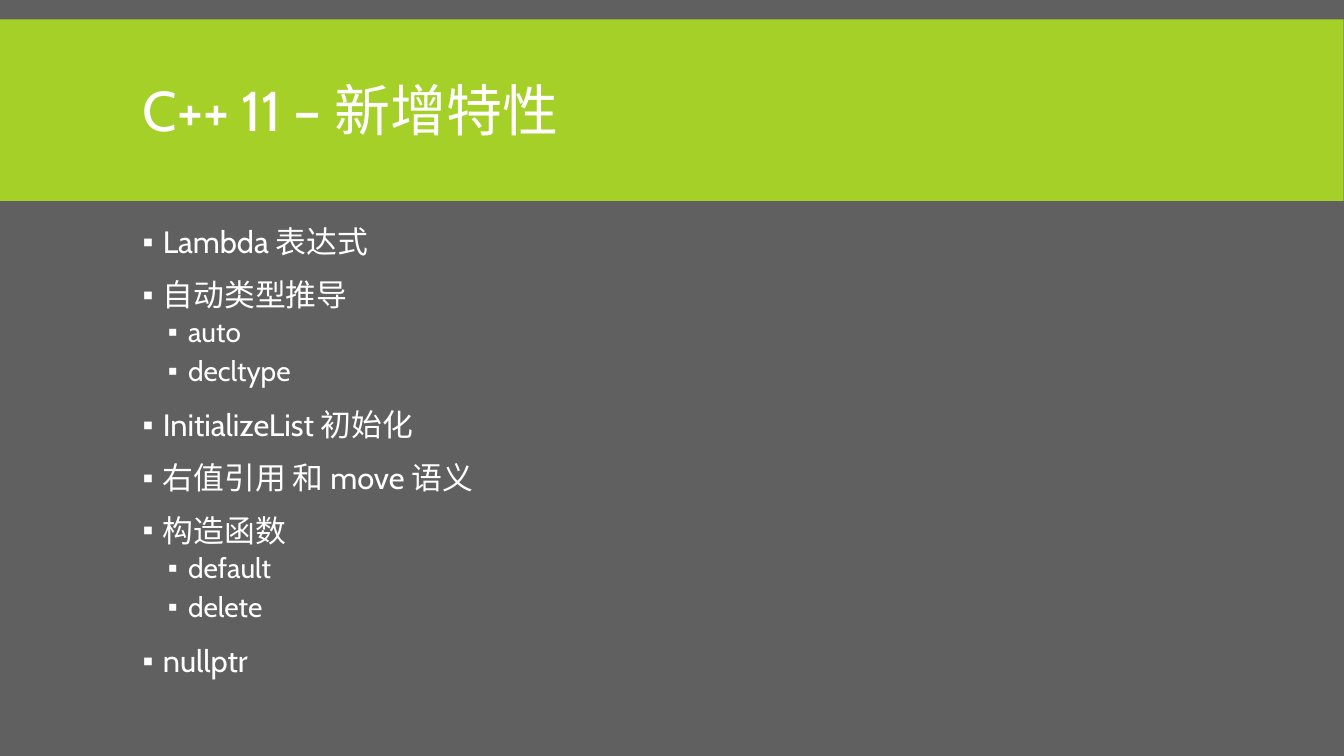
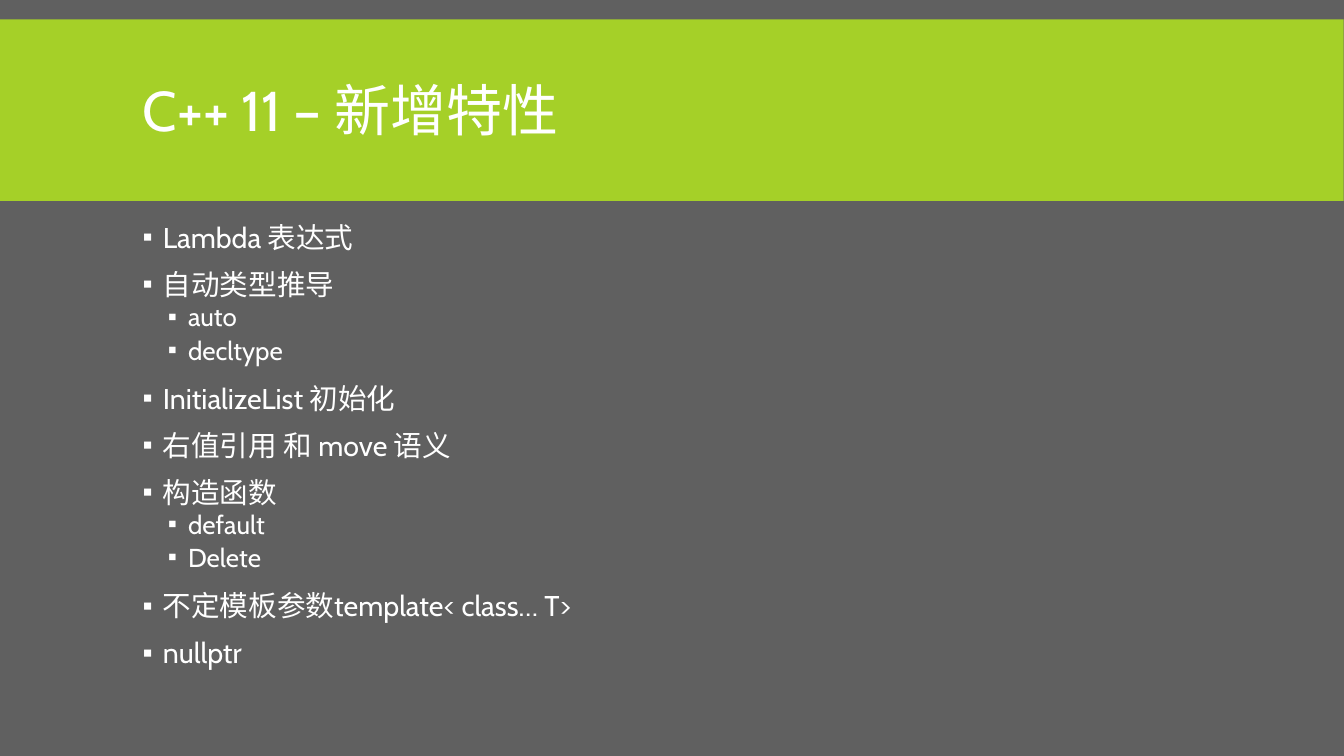
Before and after one commit to albertclass/Lessons, a slide deck: slide 67 of advance c++/courseware.pptx. Drawn at 1344x756 pixels with LibreOffice and Linux fonts; fonts in the diff are those of the drawing. Boxes give left, top, right and bottom in pixels: in the first picture for what was removed or moved away, otherwise in the second. Text is boxed around its words. In the diff, an @@ line names an element or a change of style, - is before the commit and + after.

```diff
--- a/advance c++/courseware.pptx
+++ b/advance c++/courseware.pptx
@@ text at box(163, 224, 451, 670): size 22 to 20.4 pt in "Lambda 表达式", "自动类型推导", "InitializeList 初始化", "右值引用 和 move 语义" and 2 more places; size 20 to 18.5 pt in "auto", "decltype", "default"; line spacing 0.9 to 0.8 @@
@@ text at box(163, 547, 571, 623): text changed; size 20 to 20.4 pt @@
-  ▪ delete
+  ▪ Delete
+▪ 不定模板参数template< class… T>
```
Also in this commit, not shown: 2 other slides changed, 2 slides added, 1 other file.
